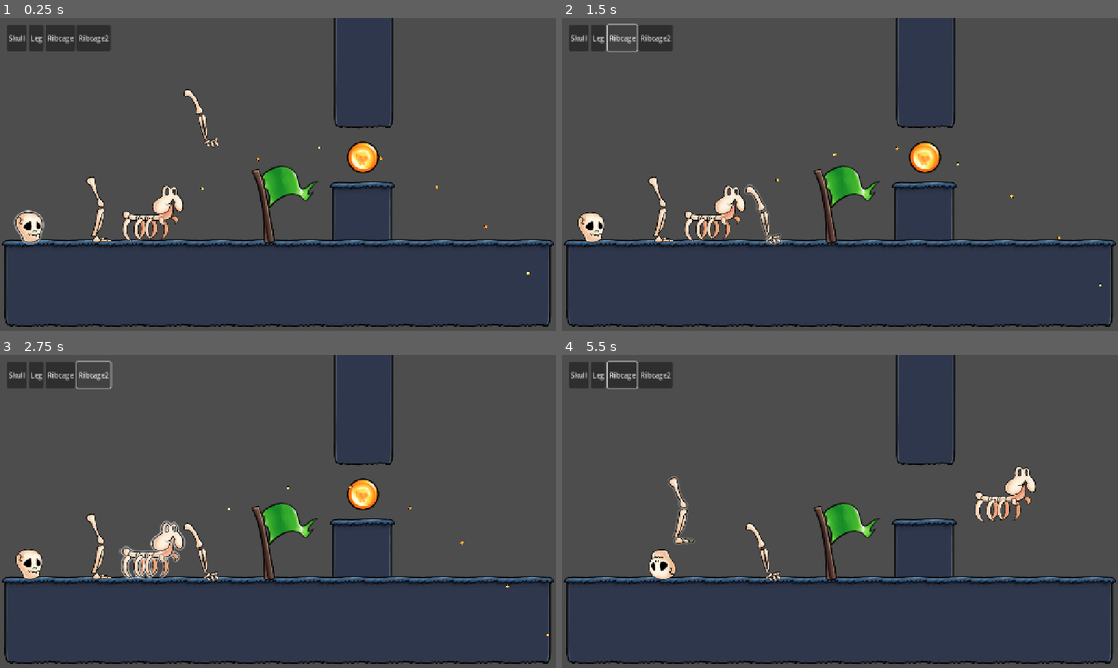
Above: before the commit, frames 1-4 (two rows, left to right).
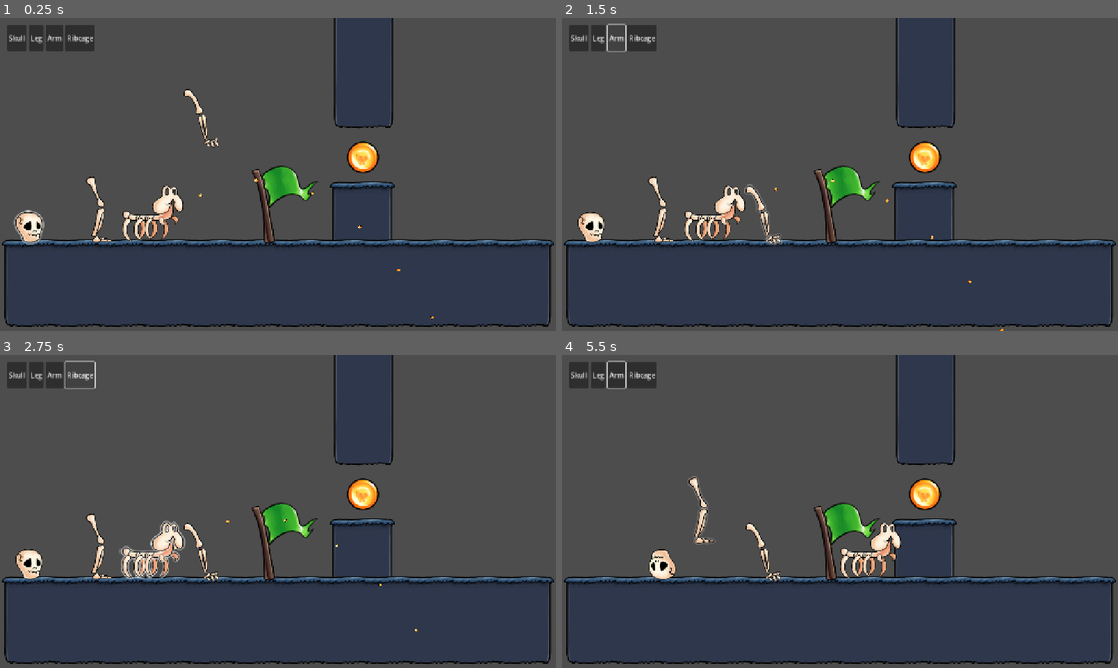
Above: after the commit, the same moments.

Repository: KettLovahr/ludum-dare-58
Game: Godot game, scene res://Scenes/Levels/01.tscn
The game is run twice, just before and just after one commit, with the same random seed, the same clock (stepped at 60 frames per second) and the same inputs. The engine's default icon, where the game draws it, is replaced by a stand-in: a white triangle on a blue panel in a dark square.
Inputs (mouse positions are in pixels of both pictures, inside the frame that each line leads up to):
- Up to frame 1 (0.25 s): no input
- Up to frame 2 (1.5 s): click "Ribcage" at 0.5 s; click (617, 36) at 1.25 s, where only the run after the commit has a clickable "Arm"
- Up to frame 3 (2.75 s): click (94, 373) at 2 s, where only the run before the commit has a clickable "Ribcage2"
- Up to frame 4 (5.5 s): click "Skull" at 2.75 s; click "Leg" at 3.5 s; move the mouse to (589, 564) at 4.27 s; hold Right (move_right) from 4.28 s (still down); tap Space (move_action) at 4.35, 5.1 s; click (589, 564) at 4.42 s; tap Up (move_up) at 4.52, 5.27 s; move the mouse to (667, 545) at 5.02 s; click (667, 545) at 5.17 s

The runs differ from the first frame. In frame 1, 0.4% of the frame differs, in the area x 8-96%, y 2-97%; in frame 2, 0.5%; in frame 3, 0.3%; in frame 4, 3.1%, in the area x 8-86%, y 1-72%.
Error after the commit: Invalid type in utility function "lerp()". Cannot convert argument 2 from int to float. (res://Scenes/Objects/Player/Parts/Arm/Arm.gd:7)

Commit message:
Add `kick_strength_factor` variable to adjust kick distance for different parts

Diff:
--- a/Scenes/Levels/01.tscn
+++ b/Scenes/Levels/01.tscn
@@ -51,11 +51,11 @@
 [node name="Leg" parent="PlayerRoot" instance=ExtResource("4_cv17v")]
 position = Vector2(231, 453)
 
-[node name="Ribcage" parent="PlayerRoot" instance=ExtResource("9_wmfcf")]
+[node name="Arm" parent="PlayerRoot" instance=ExtResource("9_wmfcf")]
 position = Vector2(487, 255)
 collision_layer = 2
 
-[node name="Ribcage2" parent="PlayerRoot" instance=ExtResource("7_rlexa")]
+[node name="Ribcage" parent="PlayerRoot" instance=ExtResource("7_rlexa")]
 position = Vector2(336, 508)
 collision_layer = 2
 
--- a/Scenes/Objects/Player/Parts/Arm/Arm.gd
+++ b/Scenes/Objects/Player/Parts/Arm/Arm.gd
@@ -3,3 +3,5 @@
 
 func _custom_behavior(delta: float):
 	velocity.y += GRAVITY * delta
+	if is_on_floor():
+		velocity.x = lerp(velocity.x, 0, 0.2)
--- a/Scenes/Objects/Player/Parts/Arm/Arm.tscn
+++ b/Scenes/Objects/Player/Parts/Arm/Arm.tscn
@@ -12,9 +12,10 @@
 [sub_resource type="RectangleShape2D" id="RectangleShape2D_38s26"]
 size = Vector2(88, 140)
 
-[node name="Ribcage" type="CharacterBody2D" node_paths=PackedStringArray("sprites")]
+[node name="Arm" type="CharacterBody2D" node_paths=PackedStringArray("sprites")]
 script = ExtResource("1_kw201")
 sprites = [NodePath("Root/Arm1"), NodePath("Root/Arm2"), NodePath("Root/Arm3")]
+kick_strength_factor = 0.8
 metadata/_custom_type_script = "uid://bf3ggechk0wan"
 
 [node name="Root" type="Node2D" parent="."]
--- a/Scenes/Objects/Player/Parts/Leg/KickArea.gd
+++ b/Scenes/Objects/Player/Parts/Leg/KickArea.gd
@@ -20,6 +20,9 @@
 func generate_curve(strength: float, delta: float):
 	dist = strength * 6
 	height = abs(strength) * 6
+	if kick_target:
+		dist *= kick_target.kick_strength_factor
+		height *= kick_target.kick_strength_factor
 	curve.clear_points()
 	curve.add_point( Vector2.ZERO )
 	# just simulate the whole path i guess idfk
--- a/Scenes/Objects/Player/Parts/Leg/Leg.gd
+++ b/Scenes/Objects/Player/Parts/Leg/Leg.gd
@@ -1,7 +1,7 @@
 extends PlayerPart
 class_name Leg
 
-const HOP_DIST = 200
+const HOP_DIST = 400
 const HOP_HEIGHT = 150
 const JUMP_HEIGHT = 500
 
--- a/Scenes/Objects/Player/Parts/Ribcage/Ribcage.tscn
+++ b/Scenes/Objects/Player/Parts/Ribcage/Ribcage.tscn
@@ -22,6 +22,7 @@
 [node name="Ribcage" type="CharacterBody2D" node_paths=PackedStringArray("sprites")]
 script = ExtResource("1_o5qfi")
 sprites = [NodePath("Root/Ribcage7"), NodePath("Root/Ribcage8"), NodePath("Root/Ribcage9"), NodePath("Root/Ribcage10"), NodePath("Root/Ribcage6"), NodePath("Root/Ribcage3"), NodePath("Root/Ribcage4"), NodePath("Root/Ribcage5"), NodePath("Root/Ribcage1"), NodePath("Root/Ribcage2")]
+kick_strength_factor = 0.8
 metadata/_custom_type_script = "uid://bf3ggechk0wan"
 
 [node name="Root" type="Node2D" parent="."]
--- a/Scenes/Objects/Player/PlayerPart.gd
+++ b/Scenes/Objects/Player/PlayerPart.gd
@@ -4,6 +4,8 @@
 
 @export var sprites: Array[Sprite2D]
 @onready var glow_material: Material
+
+@export var kick_strength_factor: float = 1.0
 
 
 const GRAVITY: float = 1000
